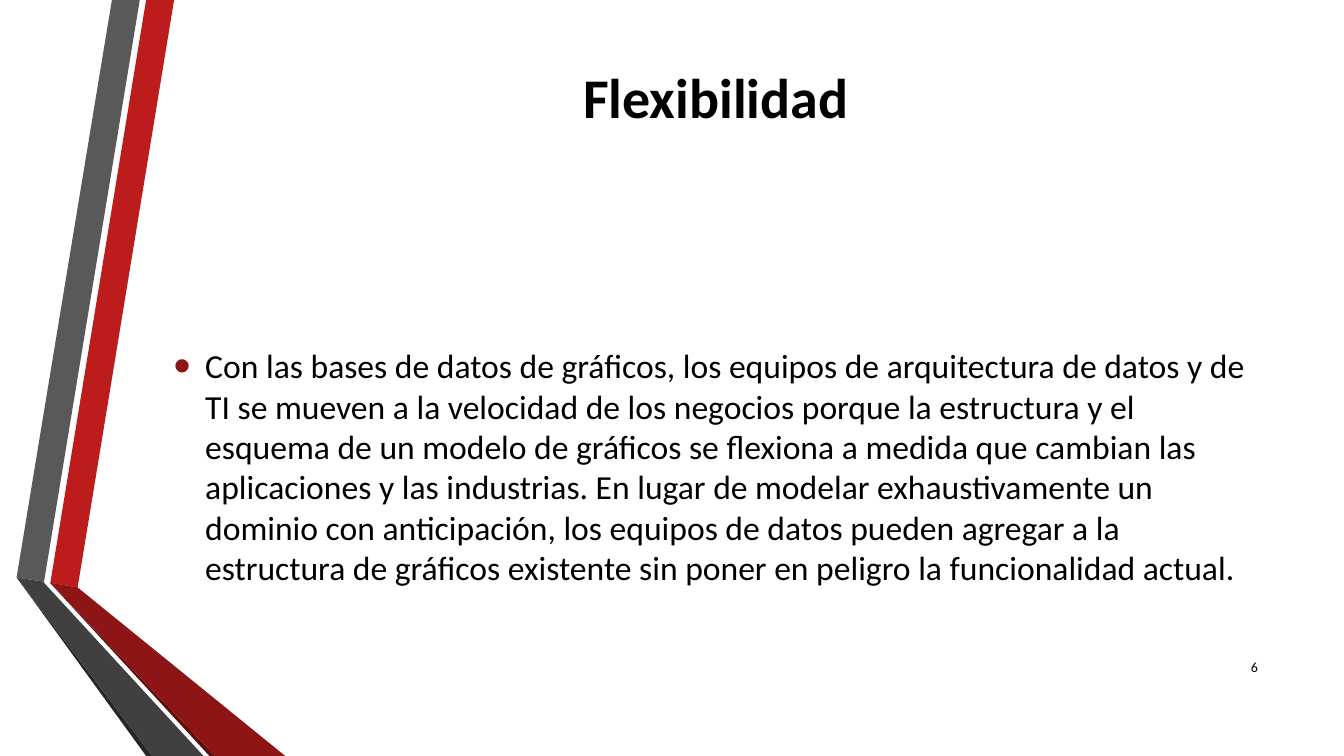
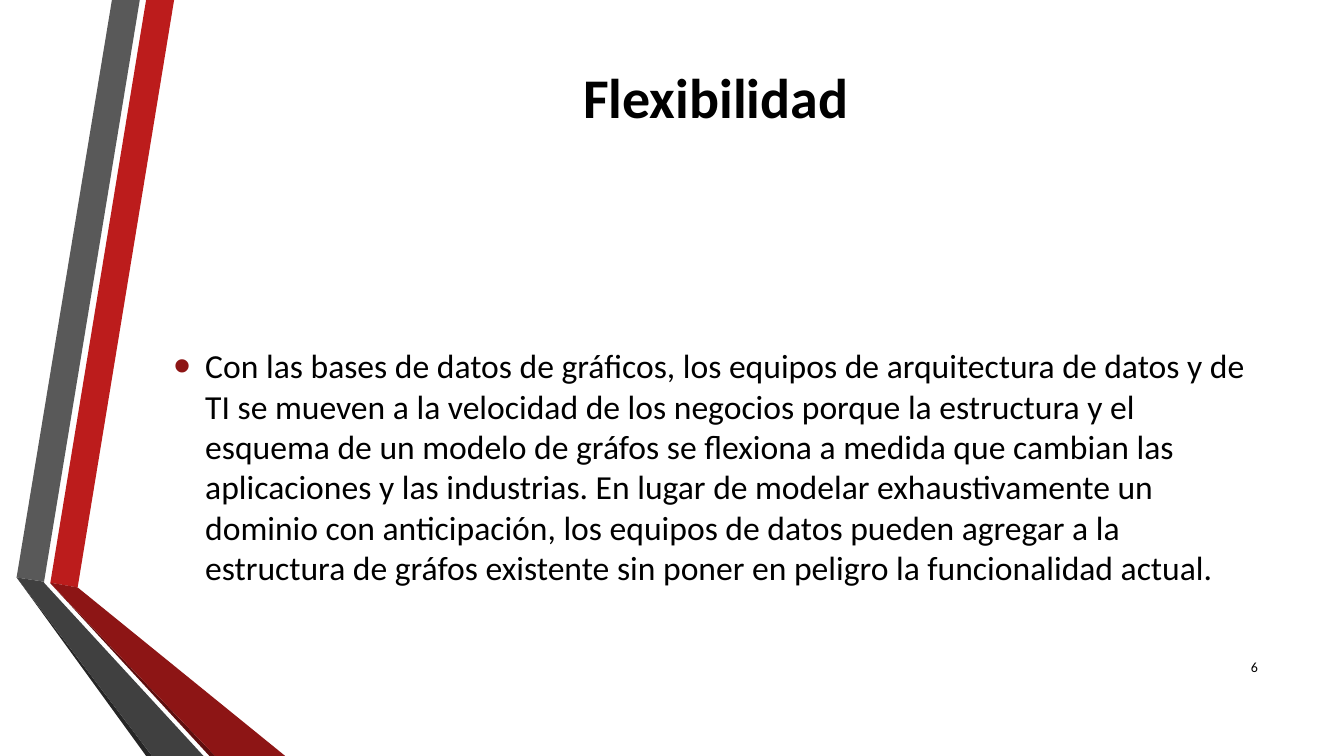
Before and after one commit to liobouchan/Neo4JToDoAWorkShop, a slide deck: slide 6 of Slides/1. Neo4j Intro.pptx. Drawn at 1344x756 pixels with LibreOffice and Linux fonts; fonts in the diff are those of the drawing; background and template pictures are left out. Boxes give left, top, right and bottom in pixels: in the first picture for what was removed or moved away, otherwise in the second. Text is boxed around its words. In the diff, an @@ line names an element or a change of style, - is before the commit and + after.

```diff
--- a/Slides/1. Neo4j Intro.pptx
+++ b/Slides/1. Neo4j Intro.pptx
@@ text at (205,354,1244,586): text changed @@
-• Con las bases de datos de gráficos, los equipos de arquitectura de datos y de TI se mueven a la velocidad de los negocios porque la estructura y el esquema de un modelo de gráficos se flexiona a medida que cambian las aplicaciones y las industrias. En lugar de modelar exhaustivamente un dominio con anticipación, los equipos de datos pueden agregar a la estructura de gráficos existente sin poner en peligro la funcionalidad actual.
+• Con las bases de datos de gráficos, los equipos de arquitectura de datos y de TI se mueven a la velocidad de los negocios porque la estructura y el esquema de un modelo de gráfos se flexiona a medida que cambian las aplicaciones y las industrias. En lugar de modelar exhaustivamente un dominio con anticipación, los equipos de datos pueden agregar a la estructura de gráfos existente sin poner en peligro la funcionalidad actual.
```
Also in this commit, not shown: 7 other slides changed.
